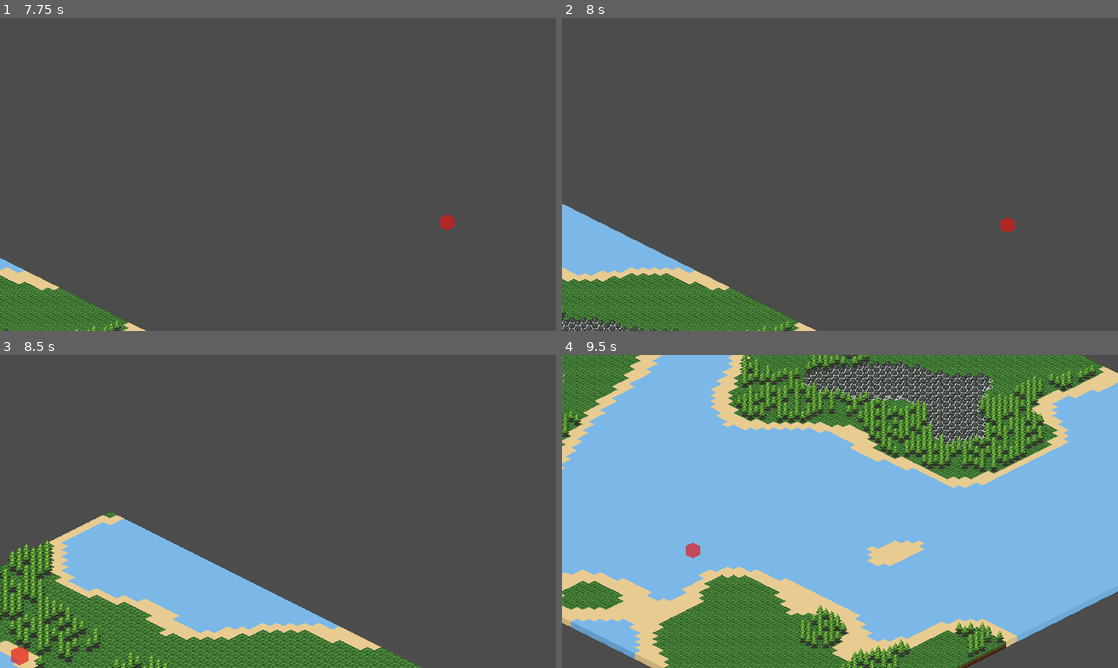
Above: before the commit, frames 1-4 (two rows, left to right).
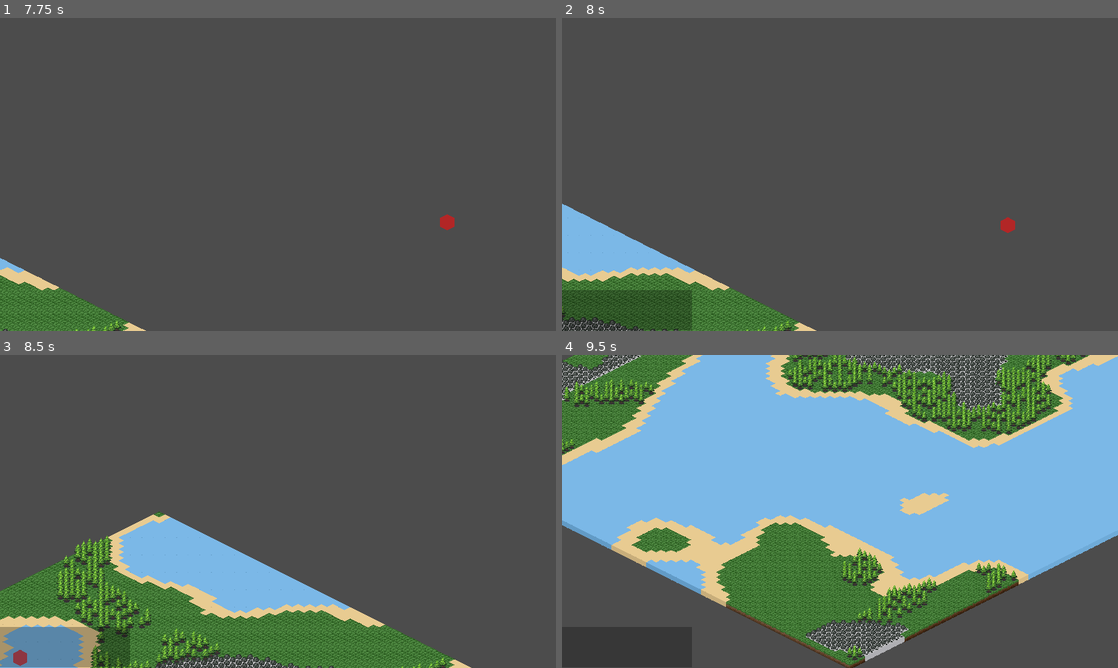
Above: after the commit, the same moments.

Repository: FilMer17/MightyTower
Game: Godot game, scene res://ui/menu/TitleMenu.tscn
Two runs of this game, one before a commit and one after it. Both use one fixed random seed, a clock stepped at 60 frames per second and the inputs below. The engine's default icon, where the game draws it, is replaced by a stand-in: a white triangle on a blue panel in a dark square.
Inputs (mouse positions are in pixels of both pictures, inside the frame that each line leads up to):
- Up to frame 1 (7.75 s): click (444, 115) at 0.5 s; click (239, 174) at 1.27 s; type "Alex" at 1.35 s; click "EASY" at 2 s; click "EASY" at 2.75 s; click (344, 174) at 3.5 s; tap Enter at 4.25 s; move the mouse to (194, 218) at 4.27 s; hold Right (ui_right) 4.28-5.03 s; tap Mouse wheel down (scroll_down) at 4.35, 5.85, 7.35 s; click (194, 218) at 4.42 s; move the mouse to (16, 324) at 5.02 s; hold Down (ui_down) 5.03-5.78 s; tap Mouse wheel up (scroll_up) at 5.1, 6.6 s; click (16, 324) at 5.17 s; move the mouse to (11, 33) at 5.77 s; hold Right (ui_right) 5.78-6.53 s; click (11, 33) at 5.92 s; move the mouse to (250, 237) at 6.52 s; hold Up (ui_up) 6.53-7.28 s; click (250, 237) at 6.67 s; move the mouse to (444, 221) at 7.27 s; hold Left (ui_left) from 7.28 s (still down); click (444, 221) at 7.42 s
- Up to frame 2 (8 s): keep holding Left (ui_left); tap Tab (show_console, bound only after the commit) at 7.9 s
- Up to frame 3 (8.5 s): keep holding Left (ui_left); move the mouse to (11, 658) at 8.02 s; tap Mouse wheel up (scroll_up) at 8.1 s; click (11, 658) at 8.17 s
- Up to frame 4 (9.5 s): move the mouse to (689, 561) at 8.77 s; release Left (ui_left) at 8.78 s; hold Down (ui_down) from 8.78 s (still down); tap Mouse wheel down (scroll_down) at 8.85 s; click (689, 561) at 8.92 s

Frame 1 is identical in both runs. In frame 2, 2.8% of the frame differs, in the area x 0-24%, y 86-100%; in frame 3, 20%; in frame 4, 57%, in the area x 0-100%, y 0-100%.

Commit message:
Logic Console fading|writing|displaying

Diff:
--- a/game/global/Scene.gd
+++ b/game/global/Scene.gd
@@ -7,6 +7,7 @@
 }
 
 var nodes := {
+	"GameCamera" : "/root/Game/GameCamera",
 	"Console" : "/root/Game/GameUI/Console",
 	"Settings" : "/root/Game/World/Settings",
 	"Time" : "/root/Game/World/Time",
--- a/game/project.godot
+++ b/game/project.godot
@@ -97,6 +97,11 @@
 "events": [ Object(InputEventMouseButton,"resource_local_to_scene":false,"resource_name":"","device":0,"alt":false,"shi …(212 unchanged characters)…
  ]
 }
+show_console={
+"deadzone": 0.5,
+"events": [ Object(InputEventKey,"resource_local_to_scene":false,"resource_name":"","device":0,"alt":false,"shift":false,"control":false,"meta":false,"command":false,"pressed":false,"scancode":16777218,"unicode":0,"echo":false,"script":null)
+ ]
+}
 
 [rendering]
 
--- a/game/source/buildings/Building.gd
+++ b/game/source/buildings/Building.gd
@@ -105,6 +105,7 @@
 func _building_is_built() -> void:
 	clock.stop()
 	print(alias, " was build")
+	Scene.search("Console").write(alias + " was build")
 	is_built = true
 	cld_bar.visible = false
 
--- a/game/source/game/camera/GameCamera.gd
+++ b/game/source/game/camera/GameCamera.gd
@@ -2,9 +2,6 @@
 
 signal position_changed
 signal zoom_changed
-
-var init_cam_pos := Vector2()
-var init_mouse_pos := Vector2()
 
 export var speed := 4000
 export var zoom_step := 0.5
@@ -13,14 +10,20 @@
 
 onready var tween := $Tween
 
+var init_cam_pos := Vector2()
+var init_mouse_pos := Vector2()
+
+var on_console: bool = false
+
 func _ready() -> void:
 	zoom = Vector2(zoom_max_out / 2, zoom_max_out / 2)
 
 func _input(event: InputEvent) -> void:
-	_handle_pitch_to_zoom(event)
-	_handle_pan_gesture(event)
-	_handle_mouse_scroll(event)
-	_handle_middle_mouse(event)
+	if not on_console:
+		_handle_pitch_to_zoom(event)
+		_handle_pan_gesture(event)
+		_handle_mouse_scroll(event)
+		_handle_middle_mouse(event)
 
 func _process(delta: float) -> void:
 	_handle_keyboard_scroll(delta)
--- a/game/ui/menu/Console.gd
+++ b/game/ui/menu/Console.gd
@@ -1,18 +1,86 @@
 extends CanvasLayer
 
-onready var text_output := $MarginContainer/VBoxContainer/RichTextLabel as RichTextLabel
+onready var timer := $Timer as Timer
+onready var container := $Container as MarginContainer
+onready var anim_player := $Container/AnimationPlayer as AnimationPlayer
+onready var vbox := $Container/VBox as VBoxContainer
+onready var text_output := $Container/VBox/TextOutput as RichTextLabel
+
+export var size := 90
 
 var lines: Array = []
 
-func _process(_delta):
-	if text_output.rect_size.y >= 300:
-		text_output.rect_min_size.y = 300
+func _ready() -> void:
+	container.modulate.a = 0.0
+
+func _input(event) -> void:
+	if event.is_action_pressed("show_console"):
+		if text_output.rect_size.y < size:
+			container.mouse_filter = Control.MOUSE_FILTER_STOP
+			text_output.mouse_filter = Control.MOUSE_FILTER_IGNORE
+
+		if text_output.rect_size.y == size:
+			container.mouse_filter = Control.MOUSE_FILTER_IGNORE
+			text_output.mouse_filter = Control.MOUSE_FILTER_STOP
+
+		text_output.scroll_to_line(text_output.get_line_count() - 1)
+		timer.stop()
+		container.modulate.a = 1.0
+		anim_player.stop(true)
+
+	if event.is_action_released("show_console"):
+		timer.start()
+
+func write(text: String) -> void:
+	if text_output.rect_size.y >= size:
+		text_output.rect_min_size.y = size
 		text_output.fit_content_height = false
 
-func write(text: String) -> void:
-	$MarginContainer.visible = true
+	if text_output.rect_size.y < size:
+		container.mouse_filter = Control.MOUSE_FILTER_STOP
+		text_output.mouse_filter = Control.MOUSE_FILTER_IGNORE
+
+	if text_output.rect_size.y == size:
+		container.mouse_filter = Control.MOUSE_FILTER_IGNORE
+		text_output.mouse_filter = Control.MOUSE_FILTER_STOP
+
+	container.modulate.a = 1.0
+	anim_player.stop(true)
+
 	lines.append(text)
 	text_output.add_text("\n" + text)
 	text_output.scroll_to_line(text_output.get_line_count() - 1)
-	yield(get_tree().create_timer(3.0), "timeout")
-	$MarginContainer.visible = false
+
+	timer.start()
+
+func _on_Timer_timeout():
+	anim_player.play("fading")
+
+func _on_AnimationPlayer_animation_finished(_anim_name):
+	container.mouse_filter = Control.MOUSE_FILTER_IGNORE
+	text_output.mouse_filter = Control.MOUSE_FILTER_IGNORE
+	Scene.search("GameCamera").on_console = false
+
+func _on_Container_mouse_entered():
+	if text_output.rect_min_size.y < size:
+		Scene.search("GameCamera").on_console = true
+		timer.stop()
+		container.modulate.a = 1.0
+		anim_player.stop(true)
+
+func _on_Container_mouse_exited():
+	if text_output.rect_min_size.y < size:
+		Scene.search("GameCamera").on_console = false
+		timer.start()
+
+func _on_TextOutput_mouse_entered():
+	if text_output.rect_min_size.y == size:
+		Scene.search("GameCamera").on_console = true
+		timer.stop()
+		container.modulate.a = 1.0
+		anim_player.stop(true)
+
+func _on_TextOutput_mouse_exited():
+	if text_output.rect_min_size.y == size:
+		Scene.search("GameCamera").on_console = false
+		timer.start()
--- a/game/ui/menu/Console.tscn
+++ b/game/ui/menu/Console.tscn
@@ -1,12 +1,32 @@
-[gd_scene load_steps=2 format=2]
+[gd_scene load_steps=3 format=2]
 
 [ext_resource path="res://ui/menu/Console.gd" type="Script" id=1]
+
+[sub_resource type="Animation" id=1]
+resource_name = "fading"
+length = 1.5
+tracks/0/type = "value"
+tracks/0/path = NodePath(".:modulate")
+tracks/0/interp = 1
+tracks/0/loop_wrap = true
+tracks/0/imported = false
+tracks/0/enabled = true
+tracks/0/keys = {
+"times": PoolRealArray( 0, 1.5 ),
+"transitions": PoolRealArray( 1, 1 ),
+"update": 0,
+"values": [ Color( 1, 1, 1, 1 ), Color( 1, 1, 1, 0 ) ]
+}
 
 [node name="Console" type="CanvasLayer"]
 script = ExtResource( 1 )
 
-[node name="MarginContainer" type="MarginContainer" parent="."]
-anchor_top = 0.5
+[node name="Timer" type="Timer" parent="."]
+wait_time = 2.0
+one_shot = true
+
+[node name="Container" type="MarginContainer" parent="."]
+anchor_top = 0.87
 anchor_bottom = 1.0
 margin_right = 300.0
 mouse_filter = 2
@@ -14,17 +34,33 @@
 "_edit_use_anchors_": false
 }
 
-[node name="VBoxContainer" type="VBoxContainer" parent="MarginContainer"]
+[node name="Background" type="ColorRect" parent="Container"]
 margin_right = 300.0
-margin_bottom = 360.0
+margin_bottom = 93.0
+mouse_filter = 2
+color = Color( 0, 0, 0, 0.27451 )
+__meta__ = {
+"_edit_use_anchors_": false
+}
+
+[node name="AnimationPlayer" type="AnimationPlayer" parent="Container"]
+anims/fading = SubResource( 1 )
+
+[node name="VBox" type="VBoxContainer" parent="Container"]
+margin_right = 300.0
+margin_bottom = 93.0
 mouse_filter = 2
 alignment = 2
 
-[node name="RichTextLabel" type="RichTextLabel" parent="MarginContainer/VBoxContainer"]
-margin_top = 345.0
+[node name="TextOutput" type="RichTextLabel" parent="Container/VBox"]
+margin_top = 78.0
 margin_right = 300.0
-margin_bottom = 360.0
-focus_mode = 2
+margin_bottom = 93.0
 mouse_filter = 2
 fit_content_height = true
-selection_enabled = true
+[connection signal="timeout" from="Timer" to="." method="_on_Timer_timeout"]
+[connection signal="mouse_entered" from="Container" to="." method="_on_Container_mouse_entered"]
+[connection signal="mouse_exited" from="Container" to="." method="_on_Container_mouse_exited"]
+[connection signal="animation_finished" from="Container/AnimationPlayer" to="." method="_on_AnimationPlayer_animation_finished"]
+[connection signal="mouse_entered" from="Container/VBox/TextOutput" to="." method="_on_TextOutput_mouse_entered"]
+[connection signal="mouse_exited" from="Container/VBox/TextOutput" to="." method="_on_TextOutput_mouse_exited"]
